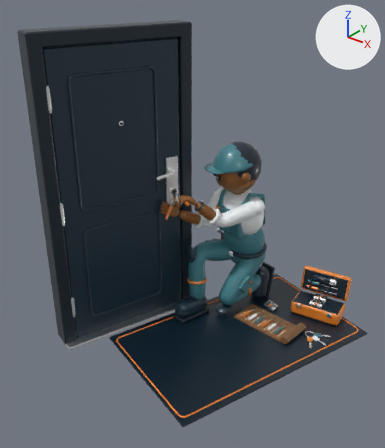
Renders of the glTF model public/modelle/bild-4.glb from each side of a commit.
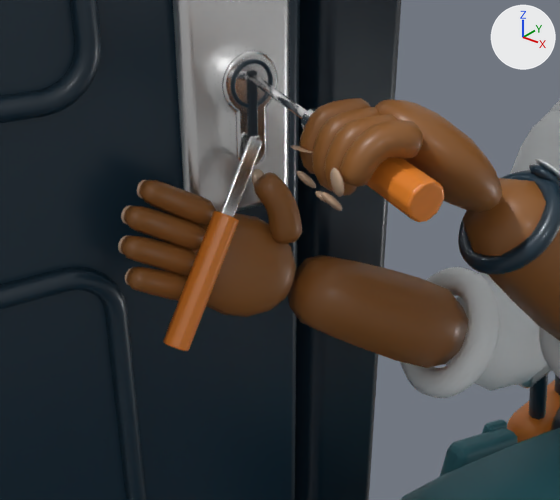
Each version appears first whole from a 50 mm lens placed at (2.119, -2.169, 2.47), pointed at (0.109, 0.344, 0.911), and next in a close-up from a 50 mm lens placed at (0.172, 0.089, 1.145), pointed at (-0.171, 0.518, 0.88). The axes (+X, +Y, +Z) are drawn at upper right. The lights are the same throughout. The first two pictures are the older version. Where no turn or scale is listed for an object, it has been applied to the vertices. Vertices at exactly the same position are counted once.

The first close-up shows 'Band0', 'Bundring', 'Deckel', 'Deckelschaum', 'Fachkraft1Daumen', 'Fachkraft1Daumennagel', 'Fachkraft1Stiefel', 'FachkraftArm1', 'FachkraftBauch' and 2 more.
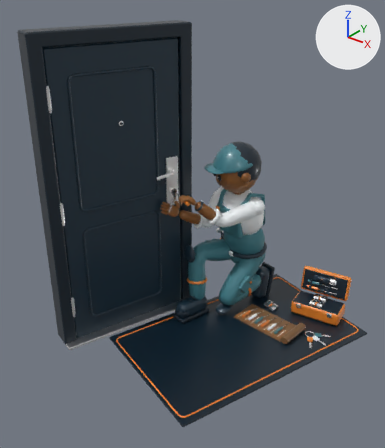
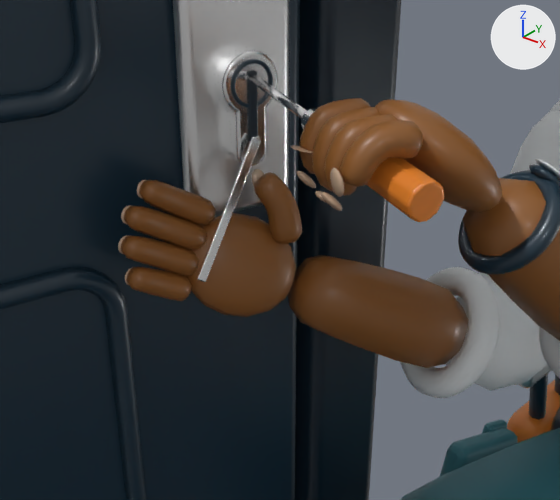
What differs and where, as boxes [x1, y1, x2, y2] in the close-ups (560 x 500 px; the box of a moved part takes in the faces that stretch with it):
```json
{"object": "Bundring", "change": "reshaped", "before": [213, 47, 317, 217], "after": [197, 47, 317, 282]}
{"part": 1, "of": "me_bundring", "change": "moved or reshaped", "before": [221, 135, 263, 217], "after": [197, 136, 261, 282]}
{"part": 2, "of": "me_deckel_002", "change": "deleted", "before": [163, 211, 239, 351], "on screen": "orange"}
```

Edits to the scene script, one JSON object a line:
```json
{"block": "me_bundring", "where": "me_bundring.from_pydata(...)  # 4968 vertices, 9764 faces; spans x -0.69..0.64, y -0.47..0.63, z -0.78..0.78"}
{"block": "me_bundring", "where": "# used by ob_bundring; location = (0.3132, 0.6378, 0.792)"}
{"block": "me_bundring", "change": "me_bundring part 1: 60 of 4968 vertices moved; they spanned x -0.54..-0.52, y -0.2..-0.09, z 0.03..0.17 and now span x -0.54..-0.52, y -0.17..-0.09, z 0.07..0.17; mean shift (0.0, 0.01, 0.02); largest move (-0.52, -0.2, 0.04) -> (-0.52, -0.1, 0.16)"}
{"block": "me_deckel_002", "where": "# used by ob_deckel; location = (0.3829, 0.6087, 0.4193)"}
{"op": "remove", "block": "me_deckel_002", "code": "me_deckel_002.from_pydata(...)  # 3826 vertices, 7576 faces; spans x -0.66..0.68, y -0.96..0.81, z -0.41..0.59"}
{"op": "add", "block": "me_deckel_002", "code": "me_deckel_002.from_pydata(...)  # 3686 vertices, 7300 faces; spans x -0.66..0.68, y -0.96..0.81, z -0.41..0.59"}
{"block": "me_deckel_002", "change": "me_deckel_002 part 2: the loose piece of 140 vertices spanning x -0.6..-0.58, y -0.18..-0.1, z 0.39..0.49 is deleted"}
{"block": "me_deckel_002", "change": "other edits to the shape of me_deckel_002 do not show in these pictures"}
```
